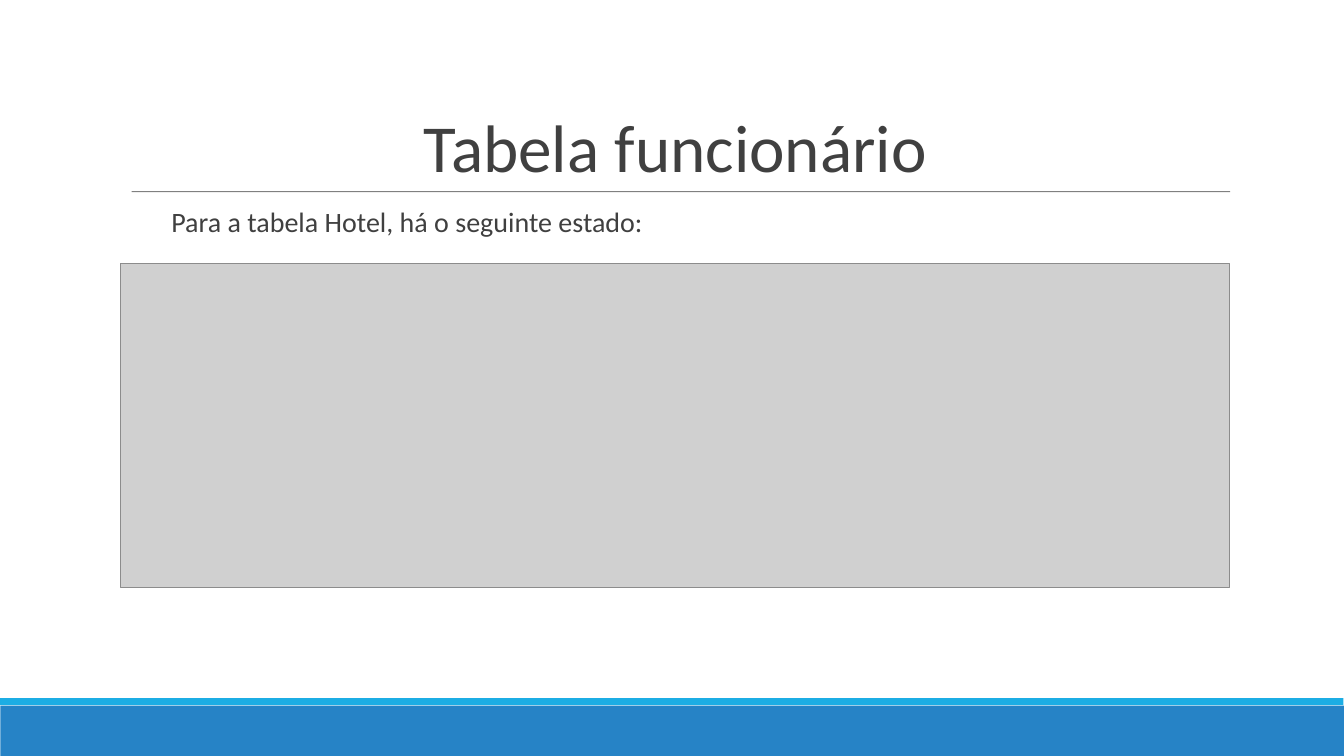
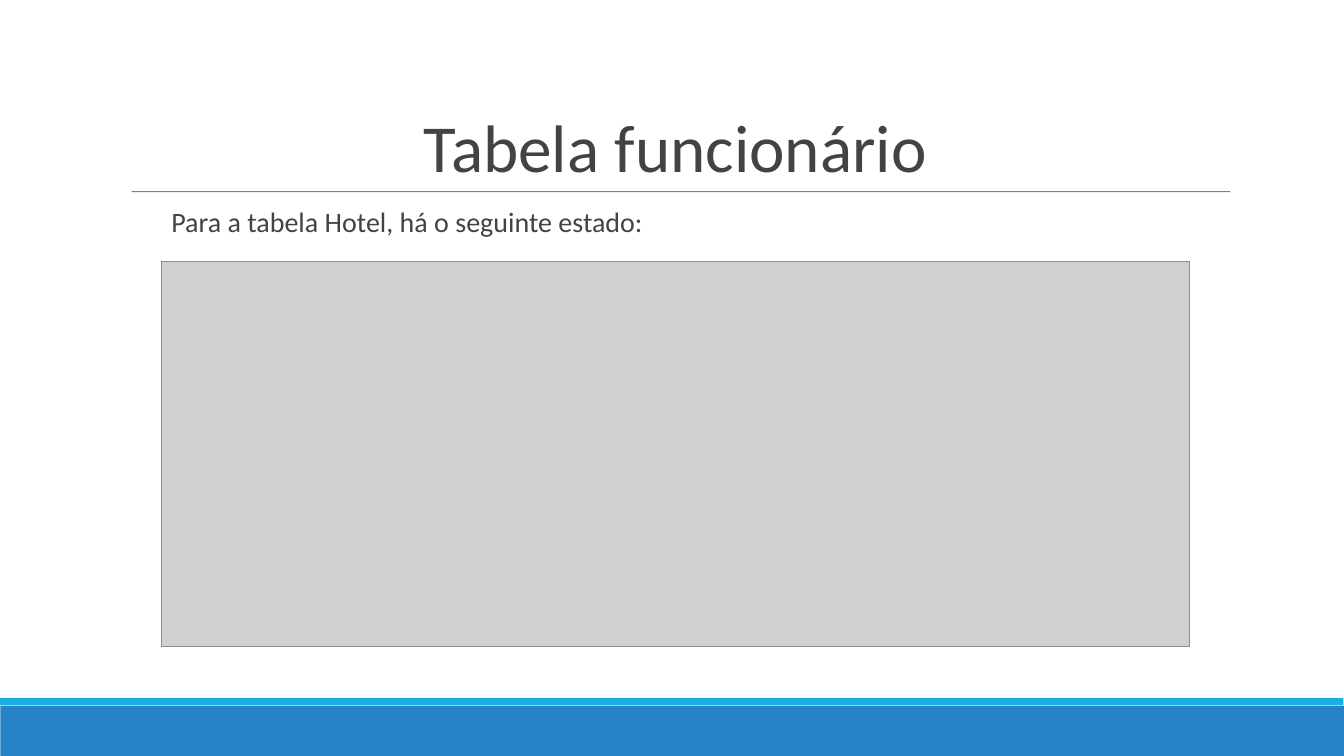
Before and after one commit to Marcos-Med/EpDB, a slide deck: slide 30 of docs/video 3.odp. Drawn at 1344x756 pixels with LibreOffice and Linux fonts; fonts in the diff are those of the drawing; grey boxes stand for pictures. Boxes give left, top, right and bottom in pixels: in the first picture for what was removed or moved away, otherwise in the second. Text is boxed around its words. In the diff, an @@ line names an element or a change of style, - is before the commit and + after.

```diff
--- a/docs/video 3.odp
+++ b/docs/video 3.odp
@@ text "Para a tabela Hotel, há ..." at box(171, 212, 642, 237): text colour #404040 to #434343; bullet colour #1CADE4 to #434343 @@
@@ picture: place and size @@
-picture at box(121, 263, 1230, 588)
+picture at box(161, 261, 1190, 646)
```
Also in this commit, not shown: 6 other slides changed, 1 other file.
